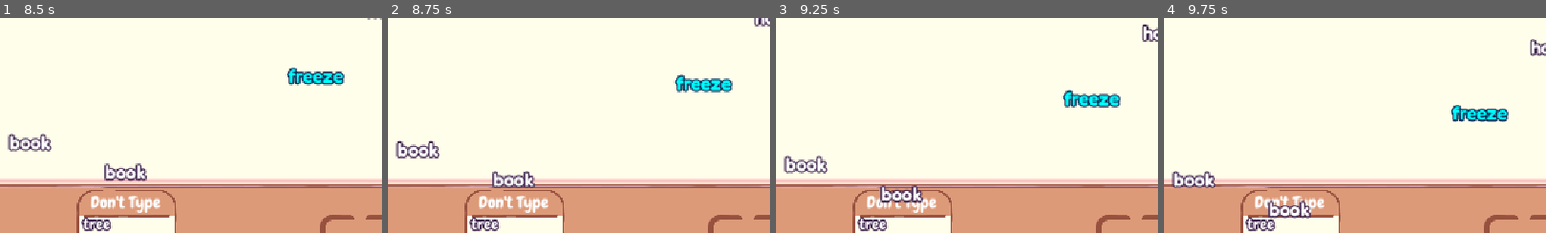
Above: before the commit, frames 1-4 (left to right).
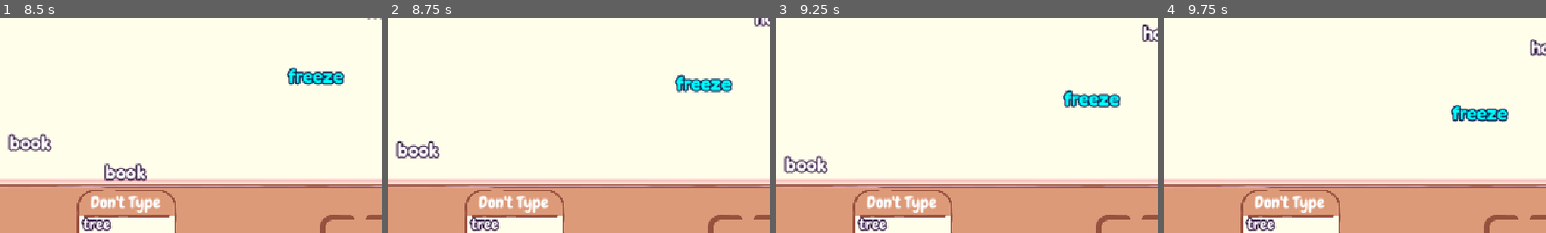
Above: after the commit, the same moments.

Repository: mubixd69-ux/Wordelity
Game: Godot game, scene res://scenes/main.tscn
The game is run twice, just before and just after one commit, with the same random seed, the same clock (stepped at 60 frames per second) and the same inputs.
Inputs (mouse positions are % of the whole screen's width and height, from its top left):
- Up to frame 1 (8.5 s): tap Enter at 0.5 s; move the mouse to (72, 45) at 0.52 s; hold Right 0.53-1.25 s; tap Alt every 1.5 s from 0.6 to 8.1 s; click (72, 45) at 0.67 s; drag from (30, 55) to (45, 70) at 1.27 s; move the mouse to (60, 28) at 2.02 s; hold Right 2.03-2.75 s; drag from (45, 70) to (20, 35) at 2.77 s; move the mouse to (80, 65) at 3.52 s; hold Left 3.53-4.25 s; drag from (20, 35) to (35, 25) at 4.27 s; move the mouse to (55, 50) at 5.02 s; hold Down 5.03-5.75 s; click (55, 50) at 5.17 s; drag from (35, 25) to (30, 55) at 5.77 s; move the mouse to (72, 45) at 6.52 s; hold Up 6.53-7.25 s; drag from (30, 55) to (45, 70) at 7.27 s; move the mouse to (60, 28) at 8.02 s; hold Down from 8.03 s (still down)
- Up to frame 2 (8.75 s): keep holding Down
- Up to frame 3 (9.25 s): release Down at 8.75 s; drag from (45, 70) to (20, 35) at 8.77 s
- Up to frame 4 (9.75 s): move the mouse to (80, 65) at 9.52 s; hold Up from 9.53 s (still down); tap Alt at 9.6 s; click (80, 65) at 9.67 s
The pictures show only the part of the screen within x 21-71%, y 33-83%; the shares and areas given below are measured in that part.

Frame 1 is identical in both runs. In frame 2, 0.6% of the frame differs, in the area x 27-39%, y 71-80%; in frame 3, 0.7%; in frame 4, 1.4%, in the area x 2-39%, y 71-94%.

Commit message:
Update label.gd

Diff:
--- a/scripts/label.gd
+++ b/scripts/label.gd
@@ -10,7 +10,7 @@
 		return
 	var factor = 0.5 if get_parent().slow else 1.0
 	position.y += speed * factor * delta
-	if position.y > 600:
+	if position.y > 430:
 		get_parent().word_missed(self)
 		queue_free()
 
